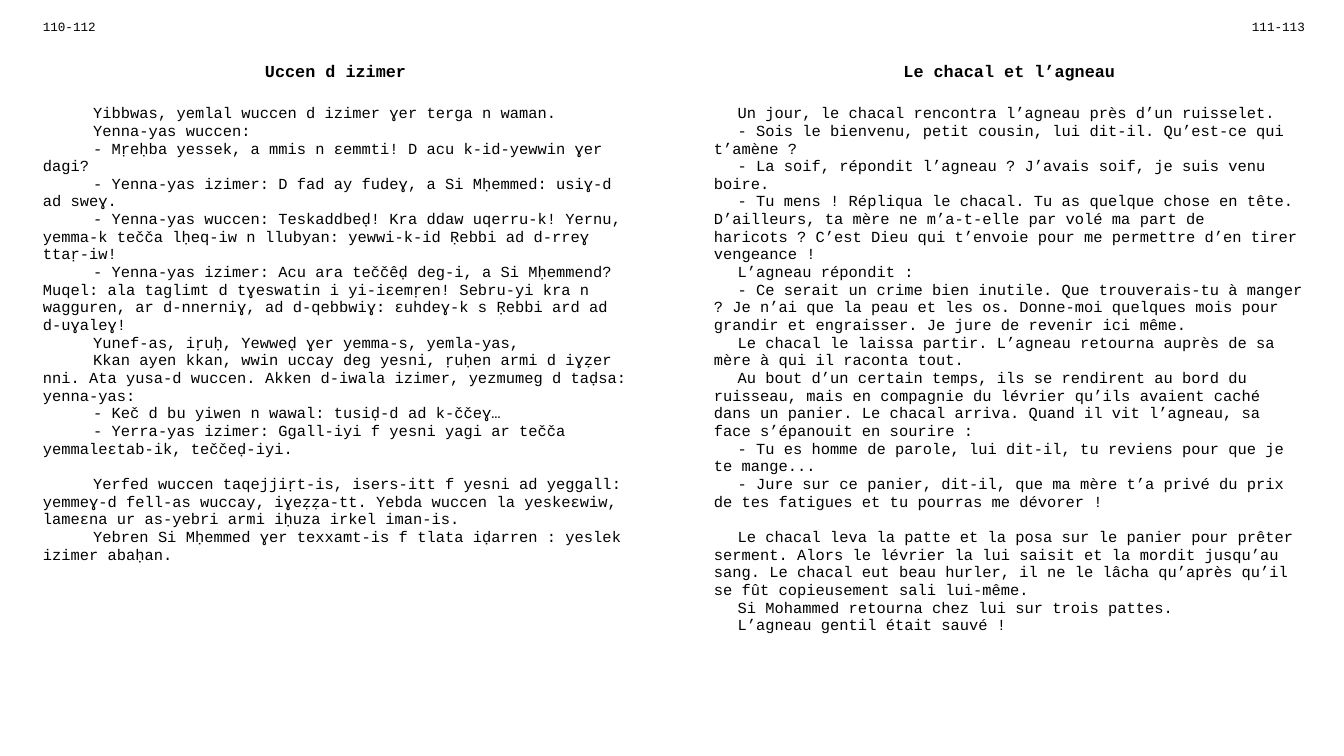
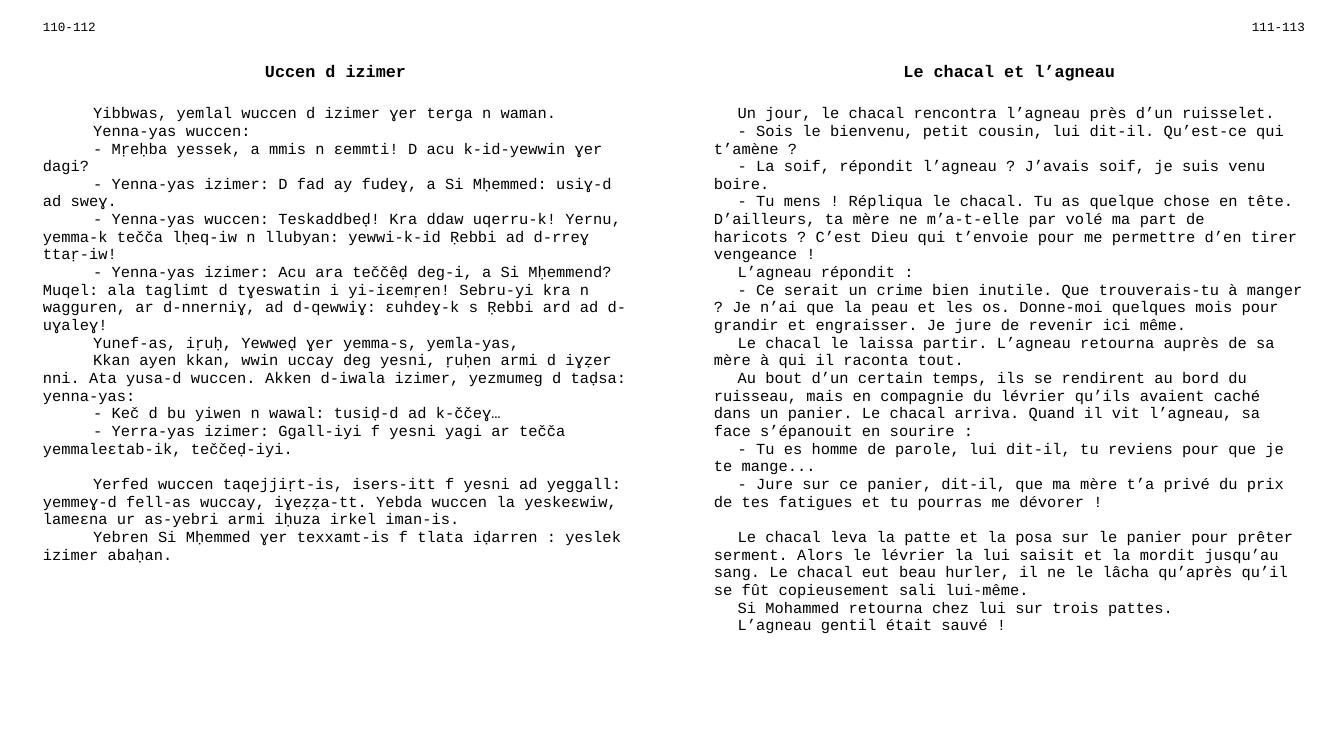
Before and after one commit to sferhah/tamacahut_n_wuccen, a slide deck: slide 41 of Uccen.ConsoleApp/uccen.pptx. Drawn at 1344x756 pixels with LibreOffice and Linux fonts; fonts in the diff are those of the drawing. Boxes give left, top, right and bottom in pixels: in the first picture for what was removed or moved away, otherwise in the second. Text is boxed around its words. In the diff, an @@ line names an element or a change of style, - is before the commit and + after.

```diff
--- a/Uccen.ConsoleApp/uccen.pptx
+++ b/Uccen.ConsoleApp/uccen.pptx
@@ table at bbox=[32, 16, 1315, 729] @@
-row 3, column 1: Yibbwas, yemlal wuccen d izimer ɣer terga n waman. / Yenna-yas wuccen: / - Mṛeḥba yessek, a mmis n ɛemmti! D acu k-id-yewwin ɣer dagi? / - Yenna-yas izimer: D fad ay fudeɣ, a Si Mḥemmed: usiɣ-d ad sweɣ. / - Yenna-yas wuccen: Teskaddbeḍ! Kra ddaw uqerru-k! Yernu, yemma-k tečča lḥeq-iw n llubyan: yewwi-k-id Ṛebbi ad d-rreɣ ttaṛ-iw! / - Yenna-yas izimer: Acu ara teččêḍ deg-i, a Si Mḥemmend? Muqel: ala taglimt d tɣeswatin i yi-iɛemṛen! Sebru-yi kra n wagguren, ar d-nnerniɣ, ad d-qebbwiɣ: ɛuhdeɣ-k s Ṛebbi ard ad d-uɣaleɣ! / Yunef-as, iṛuḥ, Yewweḍ ɣer yemma-s, yemla-yas, / Kkan ayen kkan, wwin uccay deg yesni, ṛuḥen armi d iɣẓer nni. Ata yusa-d wuccen. Akken d-iwala izimer, yezmumeg d taḍsa: yenna-yas: / - Keč d bu yiwen n wawal: tusiḍ-d ad k-ččeɣ… / - Yerra-yas izimer: Ggall-iyi f yesni yagi ar tečča yemmaleɛtab-ik, teččeḍ-iyi. / Yerfed wuccen taqejjiṛt-is, isers-itt f yesni ad yeggall: yemmeɣ-d fell-as wuccay, iɣeẓẓa-tt. Yebda wuccen la yeskeɛwiw, lameɛna ur as-yebri armi iḥuza irkel iman-is. / Yebren Si Mḥemmed ɣer texxamt-is f tlata iḍarren : yeslek izimer abaḥan.
+row 3, column 1: Yibbwas, yemlal wuccen d izimer ɣer terga n waman. / Yenna-yas wuccen: / - Mṛeḥba yessek, a mmis n ɛemmti! D acu k-id-yewwin ɣer dagi? / - Yenna-yas izimer: D fad ay fudeɣ, a Si Mḥemmed: usiɣ-d ad sweɣ. / - Yenna-yas wuccen: Teskaddbeḍ! Kra ddaw uqerru-k! Yernu, yemma-k tečča lḥeq-iw n llubyan: yewwi-k-id Ṛebbi ad d-rreɣ ttaṛ-iw! / - Yenna-yas izimer: Acu ara teččêḍ deg-i, a Si Mḥemmend? Muqel: ala taglimt d tɣeswatin i yi-iɛemṛen! Sebru-yi kra n wagguren, ar d-nnerniɣ, ad d-qewwiɣ: ɛuhdeɣ-k s Ṛebbi ard ad d-uɣaleɣ! / Yunef-as, iṛuḥ, Yewweḍ ɣer yemma-s, yemla-yas, / Kkan ayen kkan, wwin uccay deg yesni, ṛuḥen armi d iɣẓer nni. Ata yusa-d wuccen. Akken d-iwala izimer, yezmumeg d taḍsa: yenna-yas: / - Keč d bu yiwen n wawal: tusiḍ-d ad k-ččeɣ… / - Yerra-yas izimer: Ggall-iyi f yesni yagi ar tečča yemmaleɛtab-ik, teččeḍ-iyi. / Yerfed wuccen taqejjiṛt-is, isers-itt f yesni ad yeggall: yemmeɣ-d fell-as wuccay, iɣeẓẓa-tt. Yebda wuccen la yeskeɛwiw, lameɛna ur as-yebri armi iḥuza irkel iman-is. / Yebren Si Mḥemmed ɣer texxamt-is f tlata iḍarren : yeslek izimer abaḥan.
```
Also in this commit, not shown: 9 other slides changed, 1 other file.
